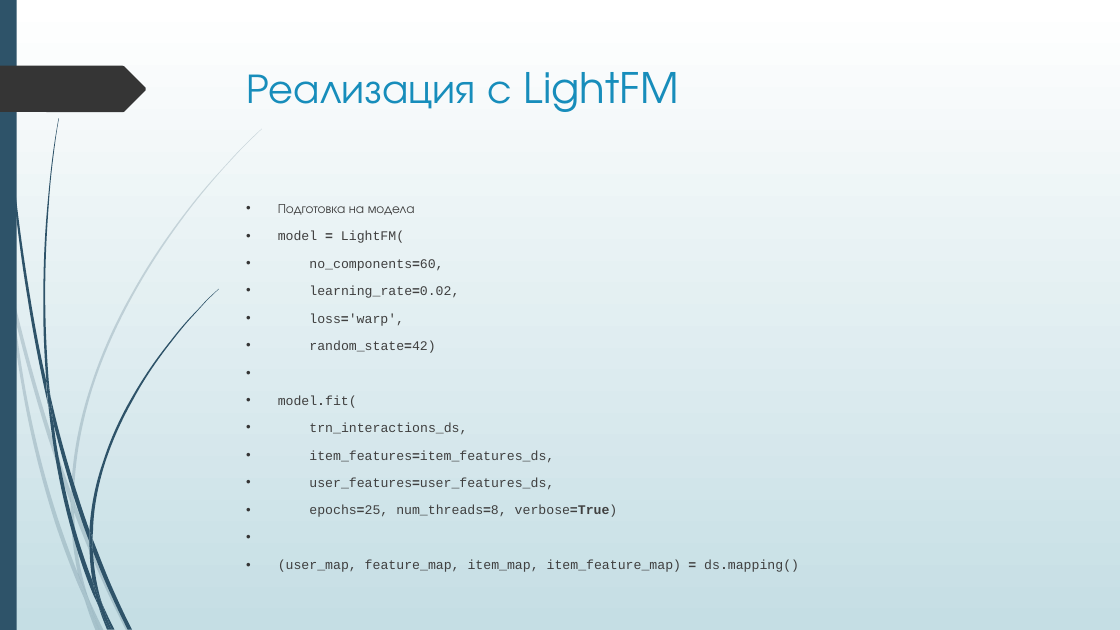
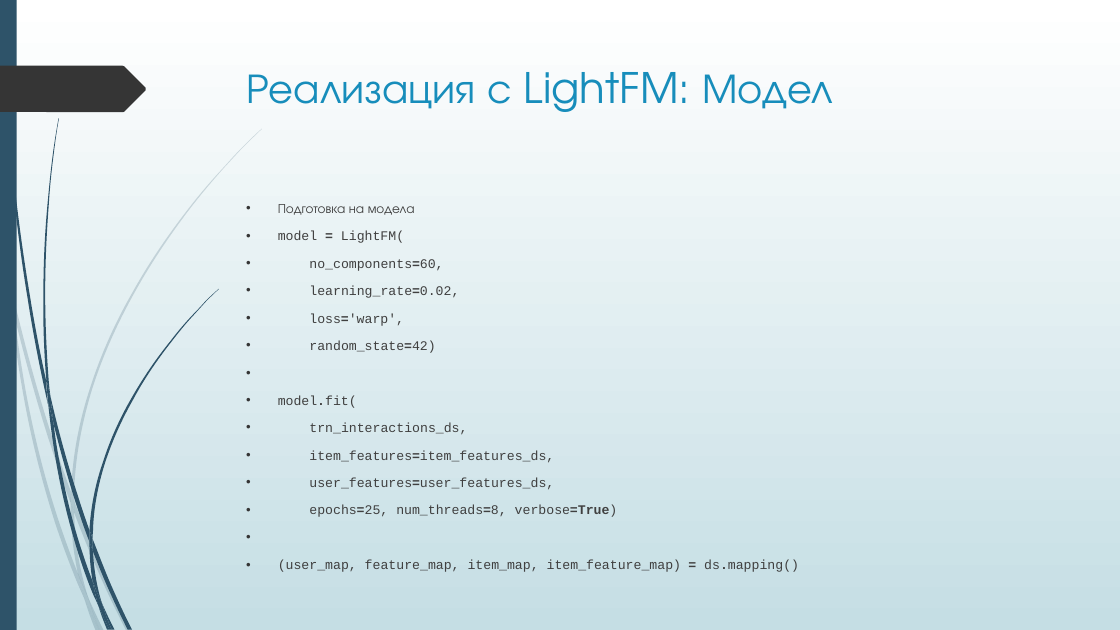
Before and after one commit to borkox/uni-sofia-recsys-dressipi, a slide deck: slide 16 of Проект_Борислав_Марков_0MI3400048.pptx. Drawn at 1120x630 pixels with LibreOffice and Linux fonts; fonts in the diff are those of the drawing. Boxes give left, top, right and bottom in pixels: in the first picture for what was removed or moved away, otherwise in the second. Text is boxed around its words. In the diff, an @@ line names an element or a change of style, - is before the commit and + after.

```diff
--- a/Проект_Борислав_Марков_0MI3400048.pptx
+++ b/Проект_Борислав_Марков_0MI3400048.pptx
@@ title at (247,72,833,112): text changed @@
-Реализация с LightFM
+Реализация с LightFM: Модел
```
Also in this commit, not shown: 1 other slide changed, 6 slides added.
